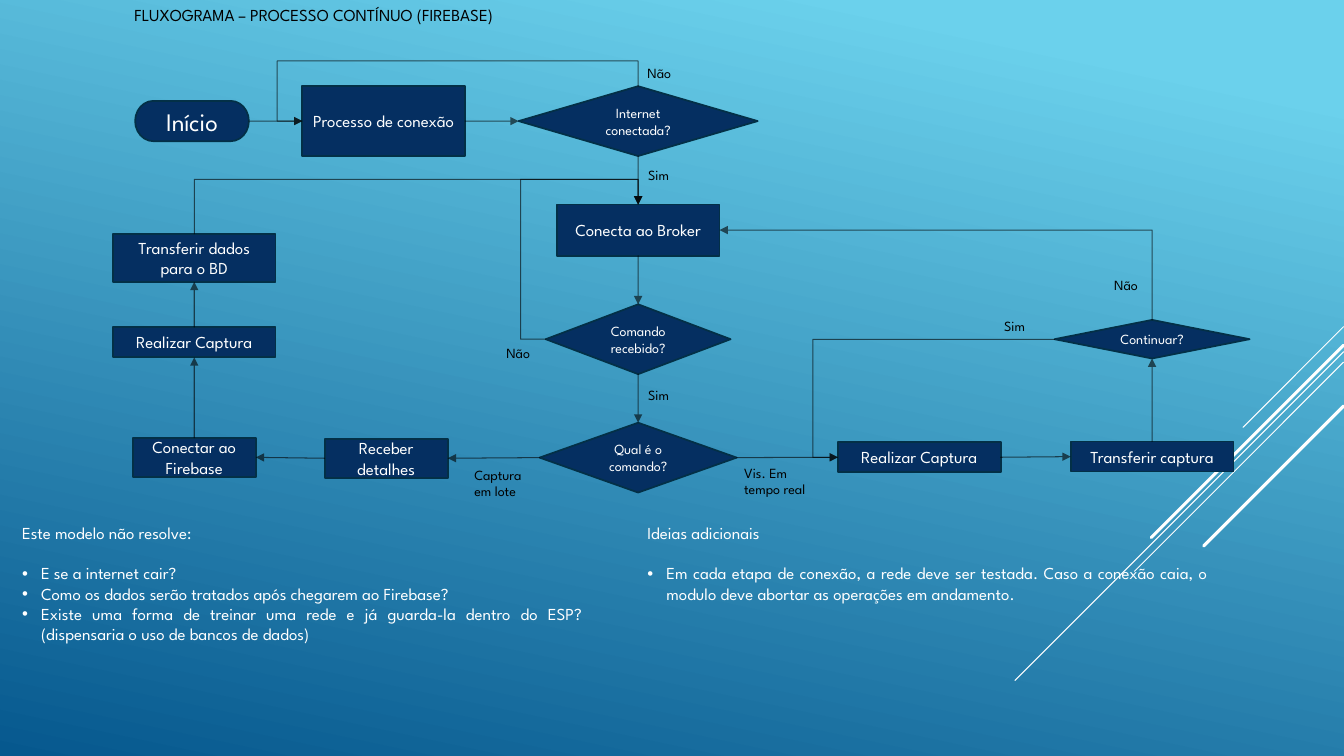
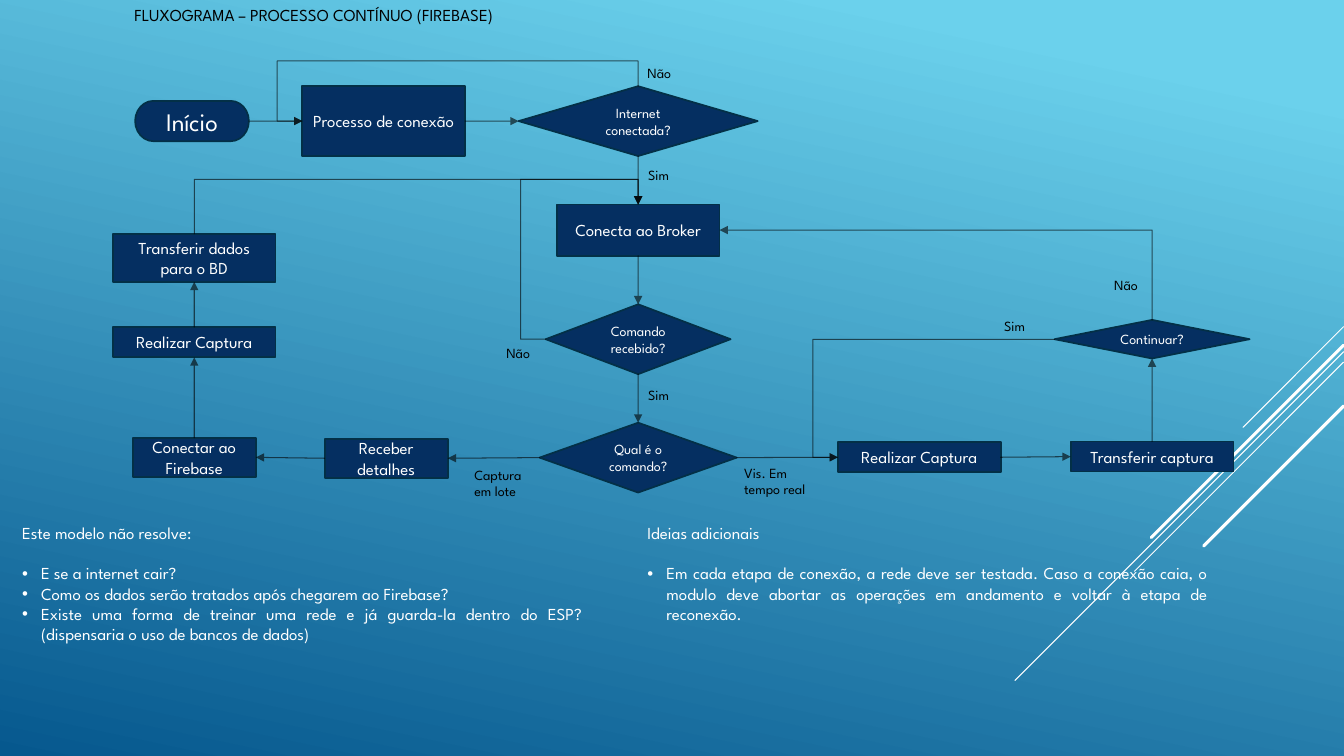
Before and after one commit to rodrigodbernardo/pibiti-2020, a slide deck: slide 4 of apresentacoes/PIBITI-2020-GERAL.pptx. Drawn at 1344x756 pixels with LibreOffice and Linux fonts; fonts in the diff are those of the drawing. Boxes give left, top, right and bottom in pixels: in the first picture for what was removed or moved away, otherwise in the second. Text is boxed around its words. In the diff, an @@ line names an element or a change of style, - is before the commit and + after.

```diff
--- a/apresentacoes/PIBITI-2020-GERAL.pptx
+++ b/apresentacoes/PIBITI-2020-GERAL.pptx
@@ text at box(666, 563, 1207, 620): text changed @@
-• Em cada etapa de conexão, a rede deve ser testada. Caso a conexão caia, o modulo deve abortar as operações em andamento.
+• Em cada etapa de conexão, a rede deve ser testada. Caso a conexão caia, o modulo deve abortar as operações em andamento e voltar à etapa de reconexão.
```
Also in this commit, not shown: 11 other files.
